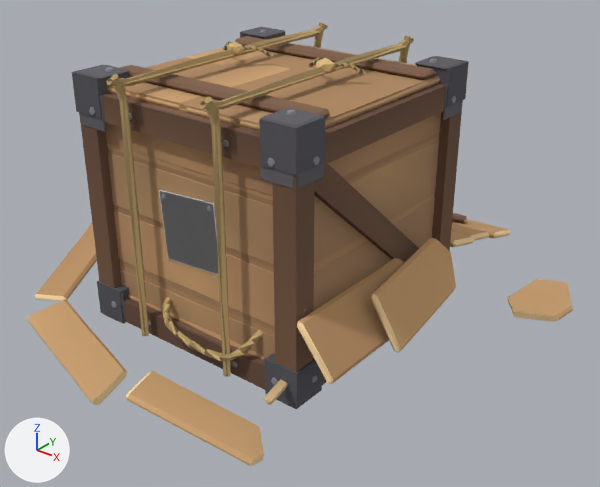
Before and after pictures for a commit that changed the glTF model public/models/pr_lootcrate.glb.
Both versions are drawn from a camera (50 mm lens) standing at (1.83, -2.14, 1.63) and looking at (0.1, 0.01, 0.29). Arrows for +X, +Y and +Z are at lower left; the lights stay in place. The first picture is the older version. Vertices at exactly the same position are counted once.

In view in the first picture: 'PR_lootcrate__body', 'PR_lootcrate__far', 'PR_lootcrate__wreck'.
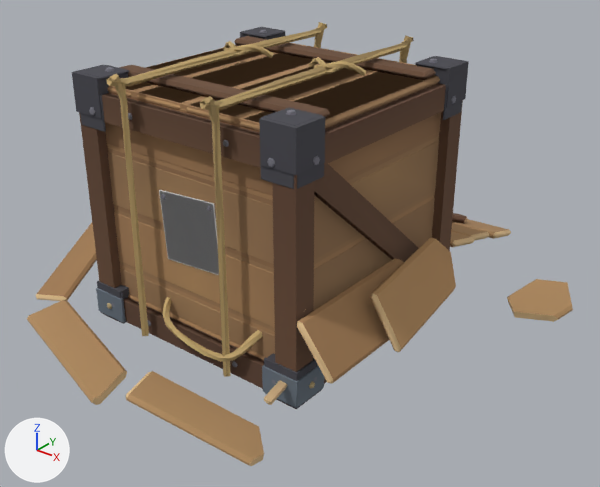
What differs and where, as boxes [x1, y1, x2, y2] in the pictures (600 x 487 px; the box of a moved part takes in the faces that stretch with it):
'PR_lootcrate__body', reshaped (6% taller)
    before: [78, 22, 463, 385]
    after: [78, 22, 463, 408]
part 1 of me_pr_lootcrate__body, rebuilt (14% wider, 31% shorter)
    before: [316, 58, 336, 73]
    after: [314, 65, 337, 75]
part 2 of me_pr_lootcrate__body, moved or reshaped
    before: [107, 22, 414, 336]
    after: [96, 22, 414, 408]
part 3 of me_pr_lootcrate__body, recoloured
    both: [78, 22, 463, 384]
part 4 of me_pr_lootcrate__wreck, moved or reshaped
    before: [162, 297, 263, 361]
    after: [162, 297, 263, 362]
part 5 of me_pr_lootcrate__wreck, recoloured
    both: [27, 213, 573, 466]

The edits, one by one:
me_pr_lootcrate__body is used by ob_pr_lootcrate__body; location (0.0, 0.0, 0.0).
me_pr_lootcrate__body had 2380 vertices, 4380 faces and spanned x -0.486..0.486, y -0.553..0.553, z -0.009..0.989.
me_pr_lootcrate__body now has 3038 vertices, 5636 faces and spans x -0.495..0.495, y -0.553..0.554, z 0.002..0.979.
me_pr_lootcrate__body part 1: the loose piece of 12 vertices spanning x 0.165..0.238, y -0.009..0.046, z 0.936..0.989 is rebuilt with 165 vertices and now spans x 0.162..0.238, y -0.007..0.048, z 0.937..0.966.
me_pr_lootcrate__body part 2: 1138 vertices moved from x -0.47..0.47, y -0.553..0.553, z -0.009..0.978 to x -0.469..0.469, y -0.553..0.554, z 0.006..0.979; 45 vertices removed from x -0.415..0.437, y -0.553..0.553, z 0.027..0.987; 550 vertices added at x -0.495..0.495, y -0.553..0.554, z 0.015..0.979.
me_pr_lootcrate__body part 3: 4151 kept faces spanning x -0.486..0.486, y -0.553..0.554, z 0.002..0.979 get new vertex colours.
me_pr_lootcrate__wreck has 1145 vertices, 2146 faces and spans x -0.85..0.97, y -0.93..1.13, z -0.01..0.36.
me_pr_lootcrate__wreck is used by ob_pr_lootcrate__wreck; location (0.0, 0.0, 0.0).
me_pr_lootcrate__wreck part 4: 148 of 1145 vertices moved; they spanned x -0.25..0.42, y -0.52..-0.07, z 0.05..0.28 and now span x -0.25..0.42, y -0.52..-0.08, z 0.05..0.28; mean shift (0.0, 0.0, 0.0); largest move (0.11, -0.07, 0.1) -> (0.11, -0.1, 0.11).
me_pr_lootcrate__wreck part 5: 1776 kept faces spanning x -0.85..0.97, y -0.93..1.13, z -0.01..0.36 get new vertex colours.
